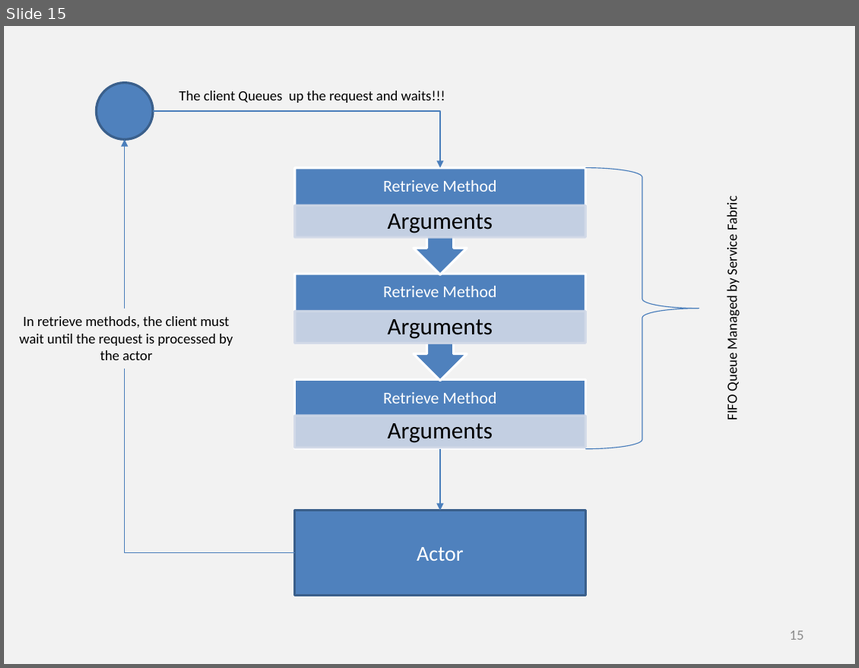
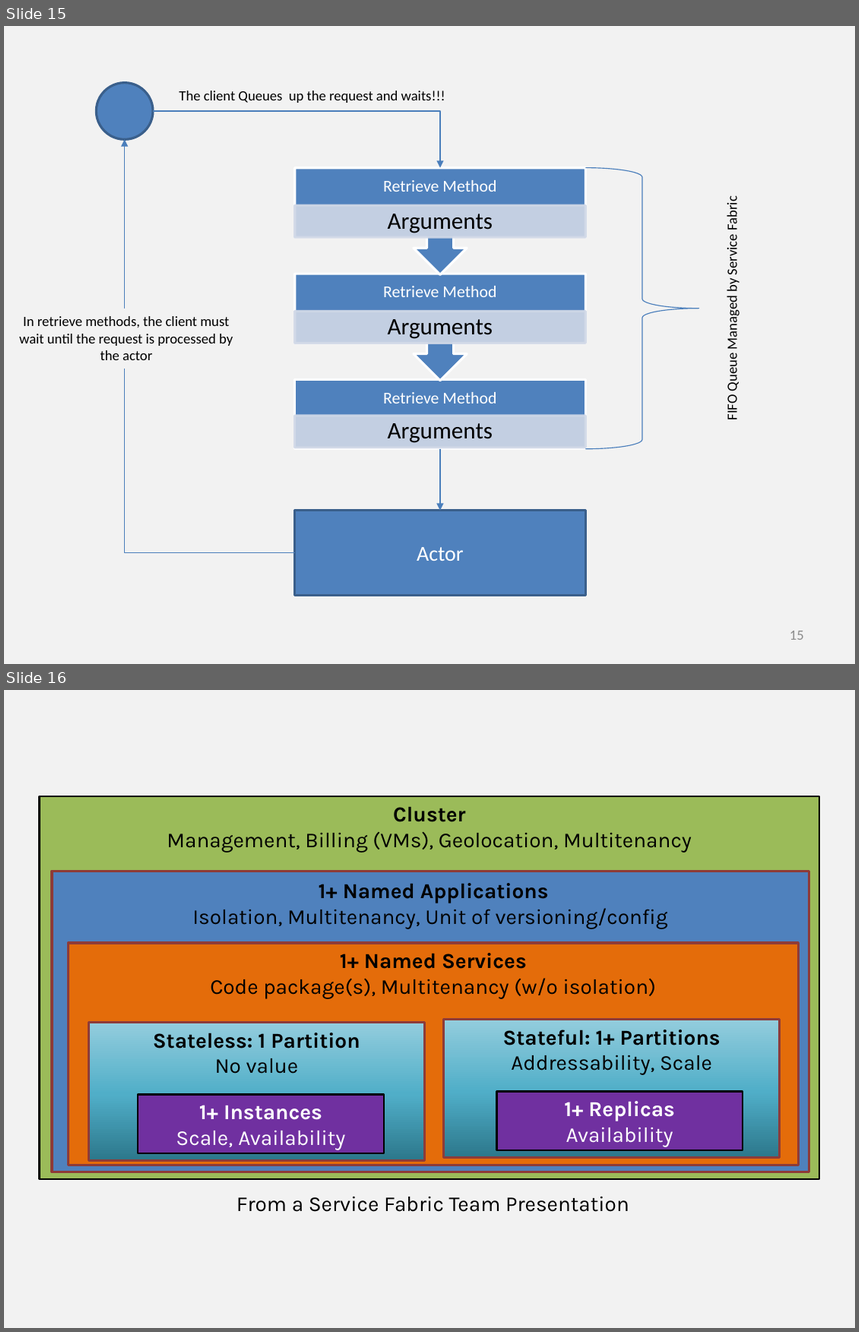
Before and after one commit to khaledhikmat/khaledhikmat.github.io, a slide deck: illustrations/illustrations.pptx. Shown one above the other, each under a label of ours: slide 15 before the commit, slides 15 and 16 after it. The pictures are 859x668 and 859x1332 pixels, drawn with LibreOffice and Linux fonts; fonts in the diff are those of the drawing. Boxes give left, top, right and bottom in pixels: in the first picture for what was removed or moved away, otherwise in the second. Text is boxed around its words. In the diff, an @@ line names an element or a change of style, - is before the commit and + after.

Commit message:
Added a first post about Service Fabric

```diff
--- a/illustrations/illustrations.pptx
+++ b/illustrations/illustrations.pptx
@@ slide 16 added at <box>4,690,855,1328</box>, background #F2F2F2 @@
@@ rectangle added at <box>40,796,820,1179</box>, fill #9BBB59, outline #000000 1.5 pt, 18 pt, text #000000 @@
+Cluster
+Management, Billing (VMs), Geolocation, Multitenancy
@@ rectangle added at <box>52,872,810,1173</box>, fill #4F81BD, outline #8E3B39 2 pt, 18 pt, text #000000 @@
+1+ Named Applications
+Isolation, Multitenancy, Unit of versioning/config
@@ rectangle added at <box>68,943,798,1165</box>, fill #E46C0A, outline #8E3B39 2 pt, 18 pt, text #000000 @@
+1+ Named Services
+Code package(s), Multitenancy (w/o isolation)
@@ rectangle added at <box>88,1023,424,1161</box>, fill gradient #2C778B to #50AEC8 to #93CDDD, outline #8E3B39 2 pt, 18 pt, text #000000, bold @@
+Stateless: 1 Partition
+No value
@@ rectangle added at <box>444,1019,780,1158</box>, fill gradient #2C778B to #50AEC8 to #93CDDD, outline #8E3B39 2 pt, 18 pt, text #000000, bold @@
+Stateful: 1+ Partitions
+Addressability, Scale
@@ rectangle added at <box>138,1094,384,1154</box>, fill #7030A0, outline #000000 1.5 pt, 18 pt, text #FFFFFF @@
+1+ Instances
+Scale, Availability
@@ rectangle added at <box>496,1092,743,1151</box>, fill #7030A0, outline #000000 1.5 pt, 18 pt, text #FFFFFF @@
+1+ Replicas
+Availability
@@ text added at <box>237,1196,629,1212</box>, 18 pt, text #000000 @@
+From a Service Fabric Team Presentation
```
Also in this commit, not shown: 9 other files.
